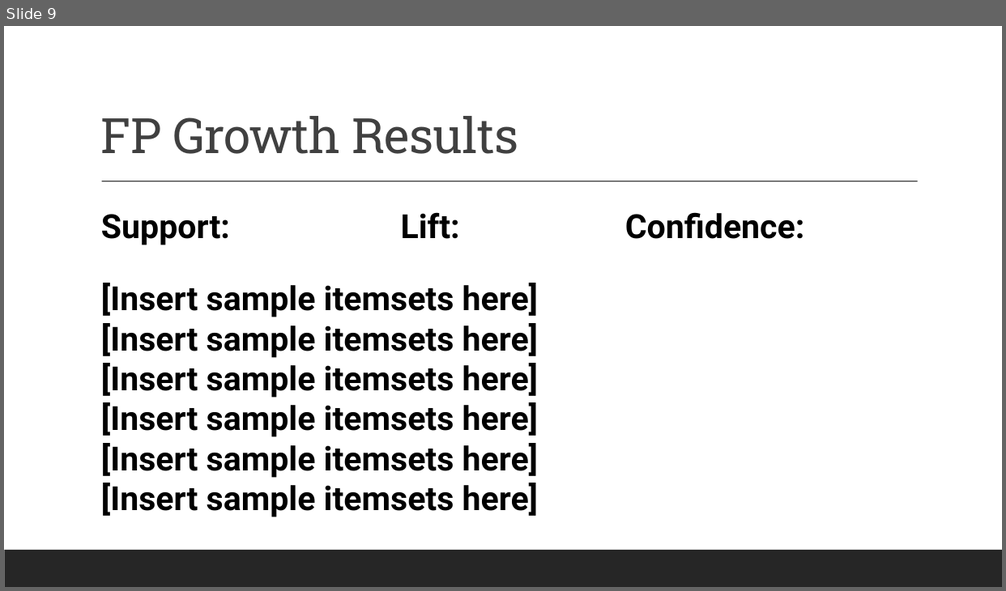
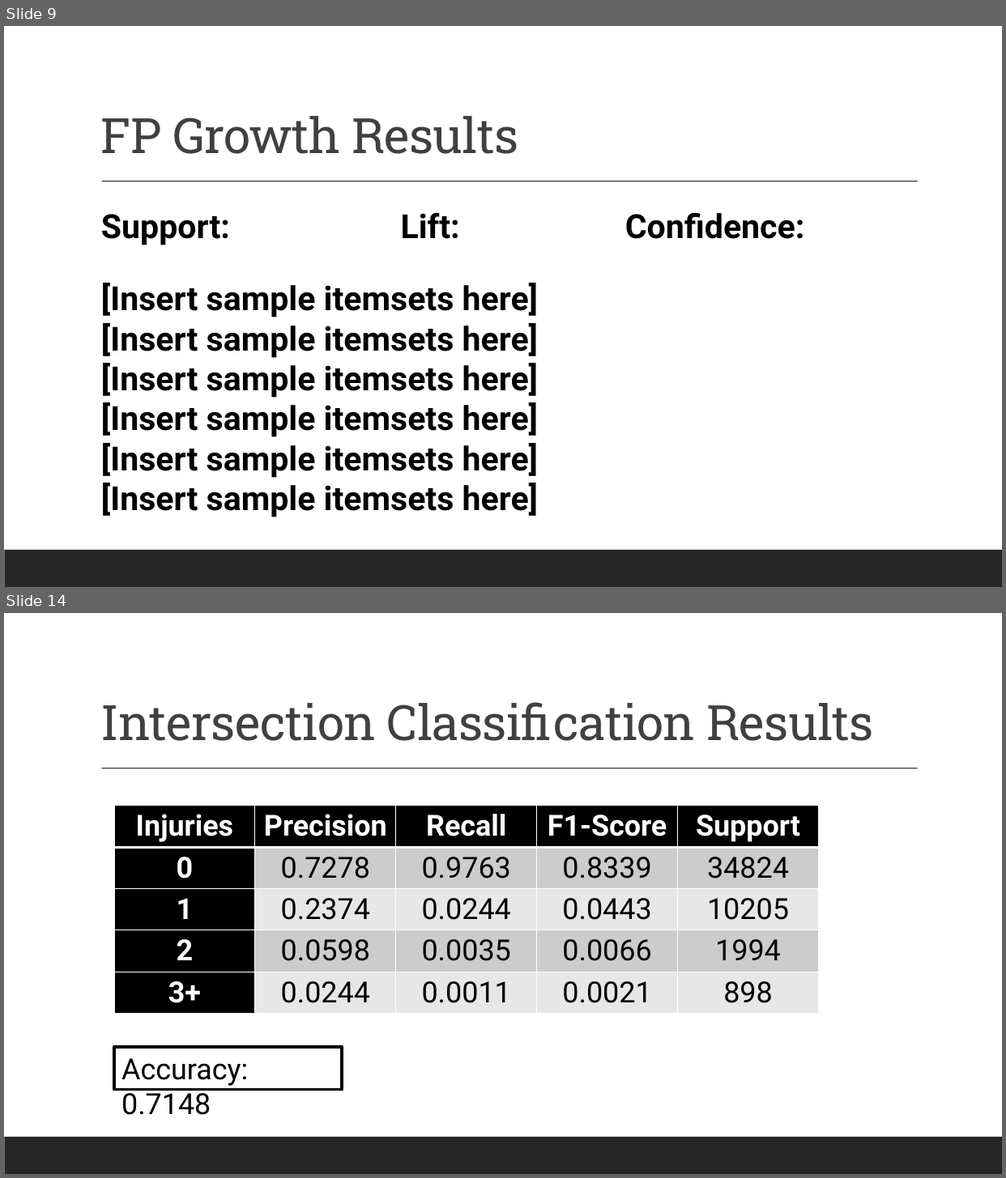
Before and after one commit to siegfrkn/csci5502-datamining-summer2022-group17, a slide deck: Group17_AnalysisOfTheEffectsOfRegulationOnRailroadSafety_Part6.pptx. Shown one above the other, each under a label of ours: slide 9 before the commit, slides 9 and 14 after it; the slides between them are not shown. The pictures are 1006x591 and 1006x1178 pixels, drawn with LibreOffice and Linux fonts; fonts in the diff are those of the drawing. Boxes give left, top, right and bottom in pixels: in the first picture for what was removed or moved away, otherwise in the second. Text is boxed around its words. In the diff, an @@ line names an element or a change of style, - is before the commit and + after.

```diff
--- a/Group17_AnalysisOfTheEffectsOfRegulationOnRailroadSafety_Part6.pptx
+++ b/Group17_AnalysisOfTheEffectsOfRegulationOnRailroadSafety_Part6.pptx
@@ slide 14 added at [4, 613, 1002, 1174], background #FFFFFF; not listed: 2 template elements that a slide beside it also shows @@
@@ title added at [101, 702, 873, 741], 47 pt, text #404040 @@
+Intersection Classification Results
@@ table added at [114, 806, 818, 1017], 5 rows, 5 columns @@
+Injuries | Precision | Recall | F1-Score | Support
+0 | 0.7278 | 0.9763 | 0.8339 | 34824
+1 | 0.2374 | 0.0244 | 0.0443 | 10205
+2 | 0.0598 | 0.0035 | 0.0066 | 1994
+3+ | 0.0244 | 0.0011 | 0.0021 | 898
@@ rectangle added at [114, 1047, 342, 1090], outline #000000 3 pt, 28 pt, text #000000 @@
+Accuracy: 0.7148
```
Also in this commit, not shown: 5 other slides added.
